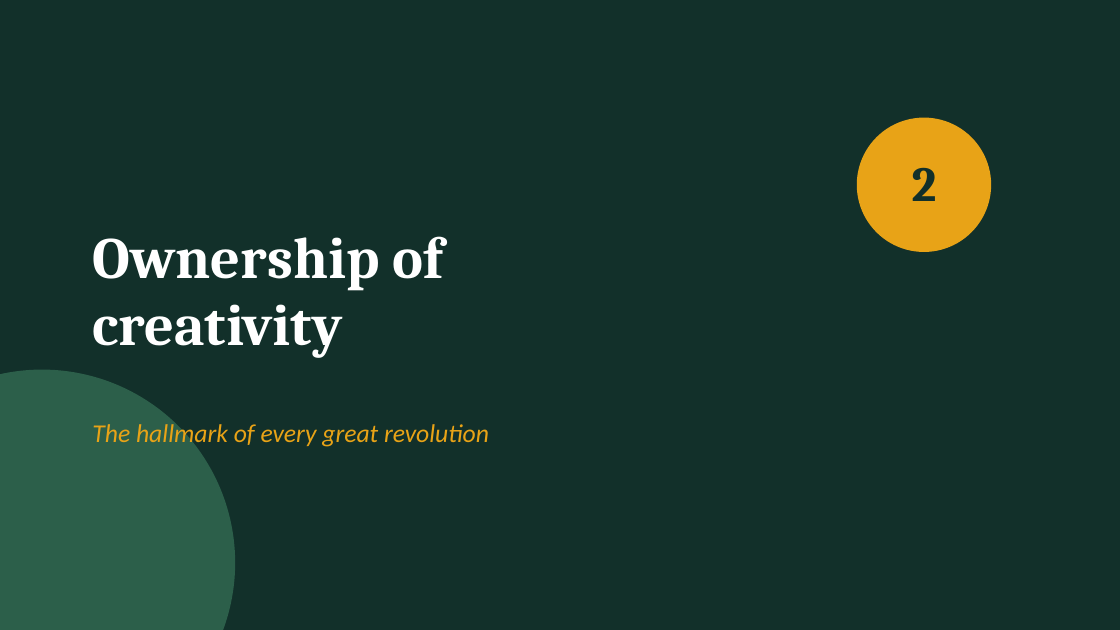
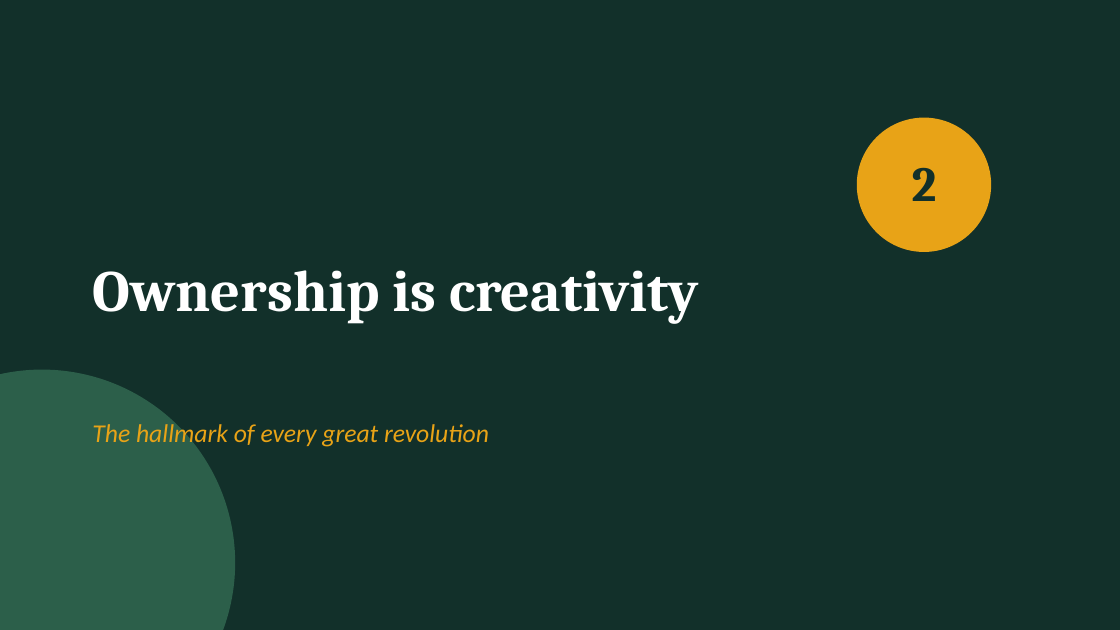
Before and after one commit to RAINigeria/study, a slide deck: slide 13 of iesa.pptx (slide 15 before the commit). Drawn at 1120x630 pixels with LibreOffice and Linux fonts; fonts in the diff are those of the drawing. Boxes give left, top, right and bottom in pixels: in the first picture for what was removed or moved away, otherwise in the second. Text is boxed around its words. In the diff, an @@ line names an element or a change of style, - is before the commit and + after.

```diff
--- a/iesa.pptx
+++ b/iesa.pptx
@@ text at <box>92,270,699,324</box>: text changed @@
-Ownership of
-creativity
+Ownership is creativity
```
Also in this commit, not shown: 15 other slides changed, 2 slides added, 1 other file.
